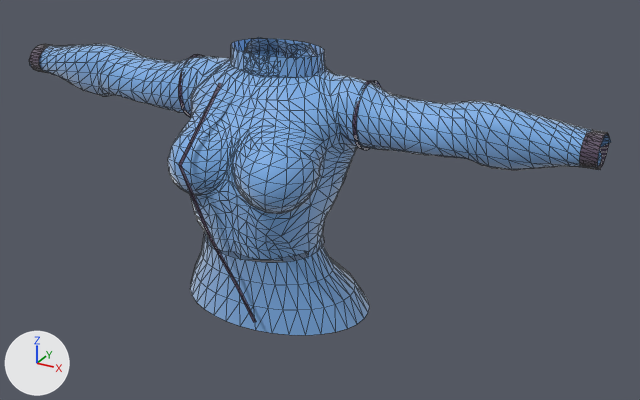
Before and after pictures for a commit that changed the glTF model public/wardrobe-models/Poplur_Atelier_Jacket_Female.glb.
Before and after are seen from a camera (50 mm lens) standing at (0.851, -1.33, 1.917) and looking at (0.091, 0.052, 1.226). Arrows for +X, +Y and +Z are at lower left; the lights stay in place. The picture after the commit comes second. Mesh edges are drawn as thin lines.

Script lines for the objects in view, before the commit:
```python
me_popluratelierarcdetails = bpy.data.meshes.new('PoplurAtelierArcDetails')
me_popluratelierarcdetails.from_pydata(...)  # 442 vertices, 512 faces; spans x -0.606..0.606, y -0.171..0.179, z 0.999..1.515
# faces by material slot: [280, 120, 112]
me_popluratelierarcdetails.materials.append(mat_poplurateliertint)  # blue #76adea
me_popluratelierarcdetails.materials.append(mat_popluratelierarc)  # dark purple #52425f
me_popluratelierarcdetails.materials.append(mat_popluratelierrib)  # dark purple #4d3c57
# before: 328 (0.042, -0.12, 1.029) at pixel (253, 322), 329 (0.048, -0.12, 1.032) at pixel (256, 321)
me_popluratelierarcjacket = bpy.data.meshes.new('PoplurAtelierArcJacket')
me_popluratelierarcjacket.from_pydata(...)  # 1558 vertices, 2756 faces; spans x -0.611..0.611, y -0.151..0.141, z 1.139..1.522
me_popluratelierarcjacket.materials.append(mat_poplurateliertint_001)
ob_popluratelierarcdetails = bpy.data.objects.new('PoplurAtelierArcDetails', me_popluratelierarcdetails)
ob_popluratelierarcdetails.location = (0.0, 0.0, 0.0)
ob_popluratelierarcjacket = bpy.data.objects.new('PoplurAtelierArcJacket', me_popluratelierarcjacket)
ob_popluratelierarcjacket.location = (0.0, 0.0, 0.0)
```
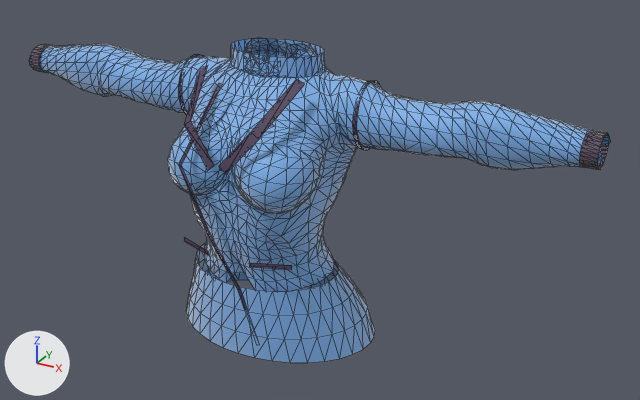
Changed parts and their boxes [x1, y1, x2, y2] in the pictures (640 x 400 px):
'PoplurAtelierArcJacket', reshaped (14% taller): before [30, 37, 611, 260]; after [30, 37, 611, 291]
'PoplurAtelierArcDetails', reshaped (9% taller): before [29, 39, 609, 335]; after [29, 39, 609, 363]
part 1 of me_popluratelierarcdetails, rebuilt (16% taller): before [190, 232, 370, 335]; after [187, 243, 375, 363]
part 2 of me_popluratelierarcdetails, built on: before [238, 289, 256, 322]; after [184, 237, 292, 312]
part 3 of me_popluratelierarcdetails, added: after [184, 65, 305, 174]
part 4 of me_popluratelierarcjacket, added: after [204, 233, 334, 291]

The change, as a list of edits to the scene's bpy script:
```text
Change me_popluratelierarcdetails:
    used by ob_popluratelierarcdetails; location = (0.0, 0.0, 0.0)
    verts and faces of me_popluratelierarcdetails; kept vertices keep their numbers, new ones are numbered from 442
    remove me_popluratelierarcdetails.from_pydata(...)  # 442 vertices, 512 faces; spans x -0.606..0.606, y -0.171..0.179, z 0.999..1.515
    add me_popluratelierarcdetails.from_pydata(...)  # 462 vertices, 524 faces; spans x -0.606..0.606, y -0.171..0.18, z 0.944..1.515
    me_popluratelierarcdetails part 1: the loose piece of 144 vertices spanning x -0.199..0.199, y -0.111..0.179, z 0.999..1.152 is rebuilt with 144 vertices and now spans x -0.212..0.212, y -0.12..0.18, z 0.944..1.097
    me_popluratelierarcdetails part 2
    add verts[328] = (0.042, -0.113, 0.975)  # moved, pixel (256, 344)
    add verts[329] = (0.048, -0.113, 0.977)  # moved, pixel (259, 344)
    add verts[442] = (-0.045, -0.131, 1.153)  # pixel (208, 255)
    add verts[443] = (-0.12, -0.107, 1.155)  # pixel (184, 241)
    add verts[444] = (0.045, -0.131, 1.153)  # pixel (249, 266)
    add verts[445] = (0.12, -0.107, 1.155)  # pixel (291, 269)
    add for new, old in zip([*range(446, 450)], [*range(442, 446)]): verts[new] = verts[old] + (0.0, 0.0, 0.009)
    add faces += [(443, 446, 447), (442, 446, 443), (444, 445, 449), (444, 449, 448)]  # mat_popluratelierarc (dark purple #52425f)
    me_popluratelierarcdetails part 3
    add verts[450] = (-0.005, -0.156, 1.351)  # pixel (214, 165)
    add verts[451] = (-0.019, -0.156, 1.34)  # pixel (207, 170)
    add verts[452] = (-0.062, -0.138, 1.418)  # pixel (190, 120)
    add verts[453] = (-0.078, -0.138, 1.409)  # pixel (184, 124)
    add verts[454] = (-0.094, -0.037, 1.49)  # pixel (208, 65)
    add verts[455] = (-0.11, -0.037, 1.483)  # pixel (200, 67)
    add verts[456] = (0.019, -0.156, 1.34)  # pixel (225, 174)
    add verts[457] = (0.005, -0.156, 1.351)  # pixel (218, 166)
    add verts[458] = (0.078, -0.138, 1.409)  # pixel (258, 139)
    add verts[459] = (0.062, -0.138, 1.418)  # pixel (250, 132)
    add verts[460] = (0.11, -0.037, 1.483)  # pixel (304, 84)
    add verts[461] = (0.094, -0.037, 1.49)  # pixel (296, 78)
    add faces += [(450, 452, 453), (450, 453, 451), (452, 454, 455), (452, 455, 453), (456, 458, 459), (456, 459, 457)]  # mat_popluratelierarc (dark purple #52425f)
    add faces += [(458, 460, 461), (458, 461, 459)]  # mat_popluratelierarc (dark purple #52425f)
Change me_popluratelierarcjacket:
    used by ob_popluratelierarcjacket; location = (0.0, 0.0, 0.0)
    remove me_popluratelierarcjacket.from_pydata(...)  # 1558 vertices, 2756 faces; spans x -0.611..0.611, y -0.151..0.141, z 1.139..1.522
    add me_popluratelierarcjacket.from_pydata(...)  # 1636 vertices, 2906 faces; spans x -0.611..0.611, y -0.151..0.141, z 1.082..1.522
    me_popluratelierarcjacket part 4
    78 vertices are added at x -0.138..0.138, y -0.102..0.09, z 1.082..1.136
    150 new faces join them
```
